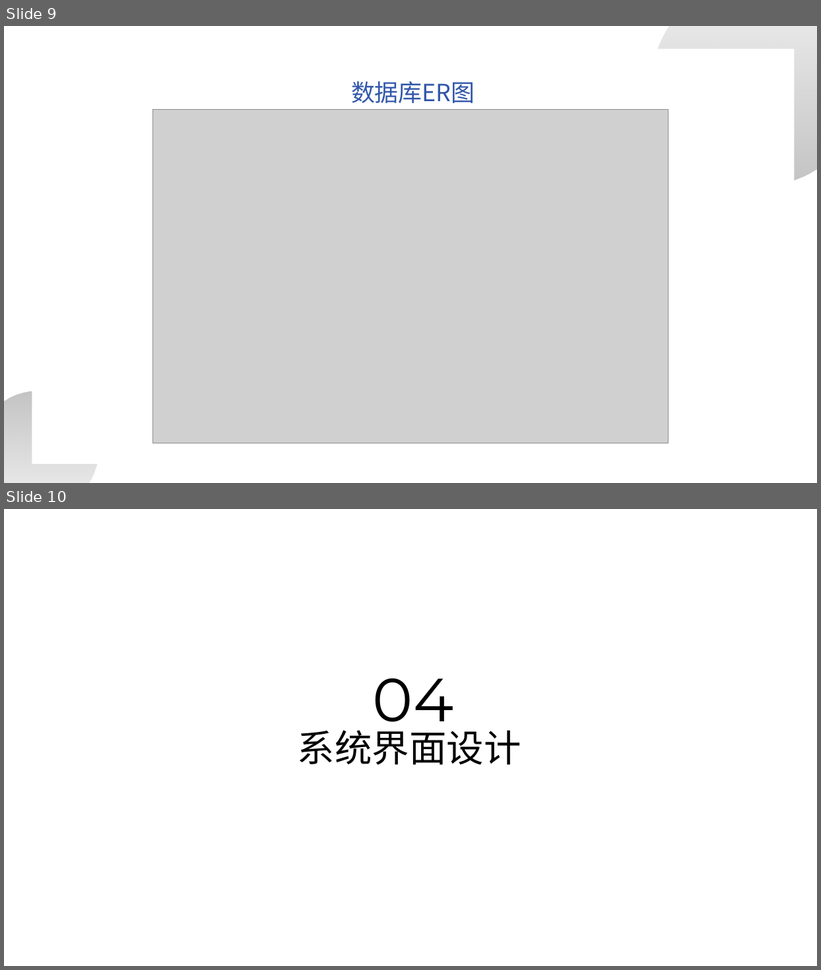
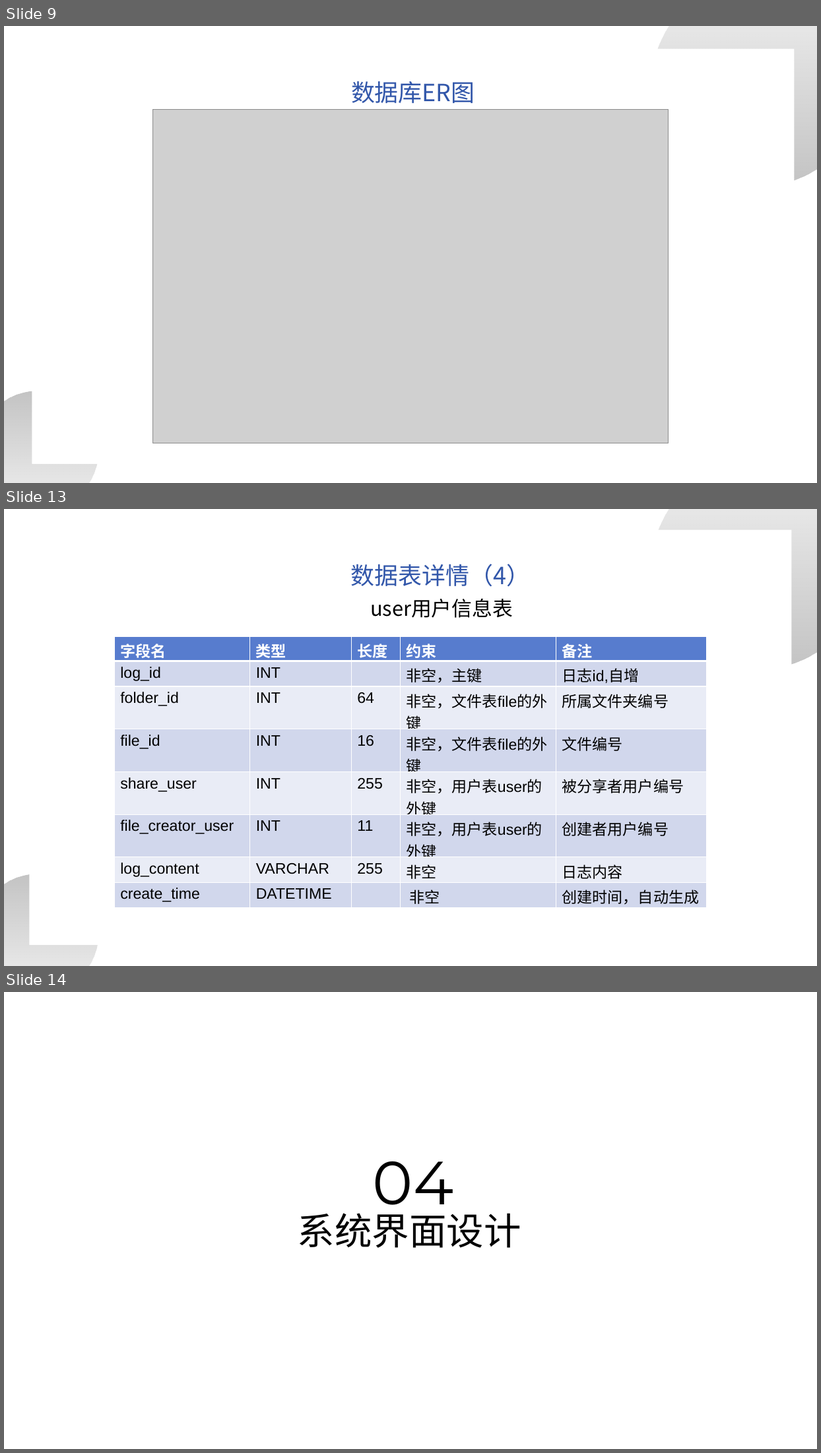
Before and after one commit to ChenjxJames/MyCloud, a slide deck: doc/演示.pptx. Shown one above the other, each under a label of ours: slides 9 and 10 before the commit, slides 9, 13 and 14 after it; the slides between them are not shown. The pictures are 821x970 and 821x1453 pixels, drawn with LibreOffice and Linux fonts; fonts in the diff are those of the drawing; grey boxes stand for pictures; background and template pictures are left out. Boxes give left, top, right and bottom in pixels: in the first picture for what was removed or moved away, otherwise in the second. Text is boxed around its words. In the diff, an @@ line names an element or a change of style, - is before the commit and + after.

```diff
--- a/doc/演示.pptx
+++ b/doc/演示.pptx
@@ slide 13 added at [4,509,817,966], background picture (left out) @@
@@ freeform shape added at [653,509,817,669], fill gradient #000000 @@
@@ rectangle added at [30,529,792,945], fill #FFFFFF @@
@@ text added at [351,564,530,587], 28 pt, text #3257AA @@
+数据表详情（4）
@@ text added at [370,599,513,618], 24 pt, text #000000 @@
+user用户信息表
@@ table added at [114,636,708,908], 8 rows, 5 columns @@
+字段名 | 类型 | 长度 | 约束 | 备注
+log_id | INT |  | 非空，主键 | 日志id,自增
+folder_id | INT | 64 | 非空，文件表file的外键 | 所属文件夹编号
+file_id | INT | 16 | 非空，文件表file的外键 | 文件编号
+share_user | INT | 255 | 非空，用户表user的外键 | 被分享者用户编号
+file_creator_user | INT | 11 | 非空，用户表user的外键 | 创建者用户编号
+log_content | VARCHAR | 255 | 非空 | 日志内容
+create_time | DATETIME |  | 非空 | 创建时间，自动生成
@@ freeform shape added at [4,875,98,966], fill gradient #000000 @@
@@ what was slide 10 is now slide 14 @@
```
Also in this commit, not shown: 1 slide changed, 3 other slides added, 2 other files.
